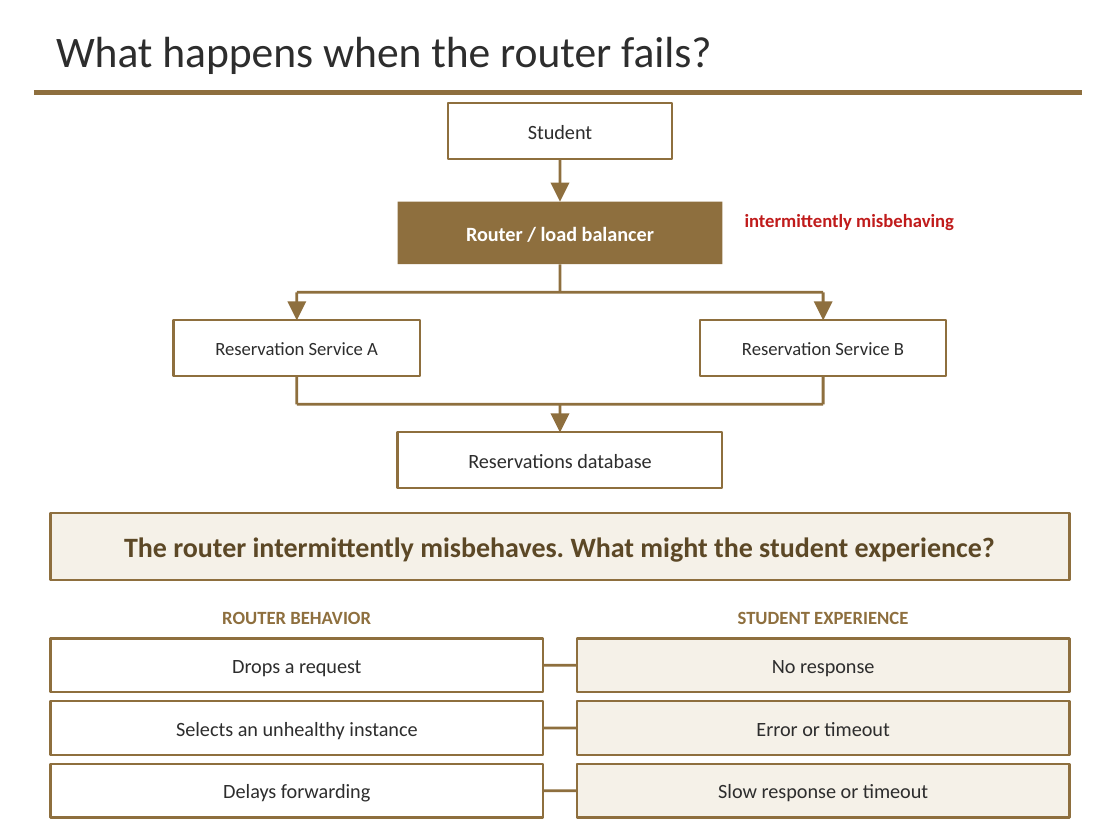
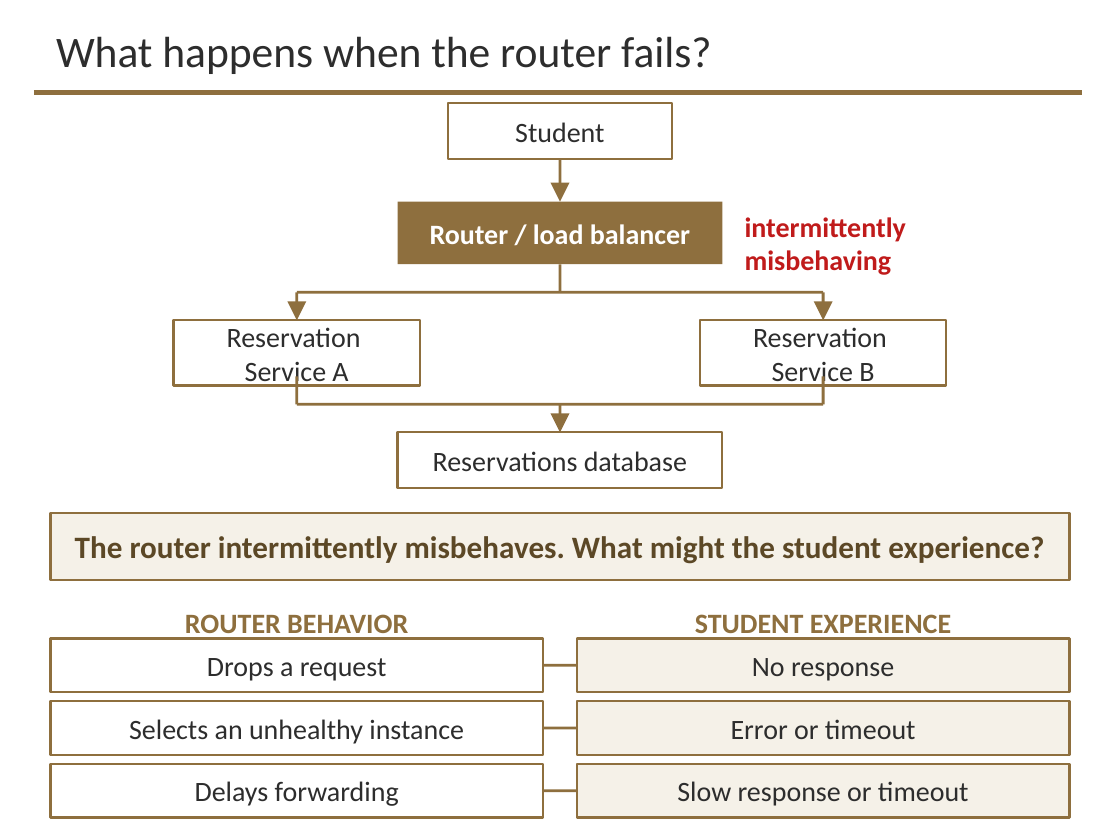
Before and after one commit to davisjam/model-based-agentic-software-engineering, a slide deck: slide 13 of course/lectures/act-3-software-in-the-world/04-performance-and-reliability/3-4-Performance-and-Reliability-2-Reliability-Engineering.pptx (slide 11 before the commit). Drawn at 1120x840 pixels with LibreOffice and Linux fonts; fonts in the diff are those of the drawing; background and template pictures are left out. Boxes give left, top, right and bottom in pixels: in the first picture for what was removed or moved away, otherwise in the second. Text is boxed around its words. In the diff, an @@ line names an element or a change of style, - is before the commit and + after.

```diff
--- a/course/lectures/act-3-software-in-the-world/04-performance-and-reliability/3-4-Performance-and-Reliability-2-Reliability-Engineering.pptx
+++ b/course/lectures/act-3-software-in-the-world/04-performance-and-reliability/3-4-Performance-and-Reliability-2-Reliability-Engineering.pptx
@@ size 12 to 18 pt in 3 elements at <box>185,614,408,640</box>, <box>695,614,951,640</box>, <box>745,217,906,275</box> @@
@@ rectangle "Reservation": place and size @@
-rectangle "Reservation" at <box>174,320,420,376</box>
+rectangle "Reservation" at <box>174,320,420,385</box>
@@ text in rectangle at <box>227,327,361,387</box>: text changed; size 12 to 18 pt @@
-Reservation Service A
+Reservation
+Service A
@@ rectangle "Reservation": place and size @@
-rectangle "Reservation" at <box>700,320,946,376</box>
+rectangle "Reservation" at <box>700,320,946,385</box>
@@ text in rectangle at <box>753,327,887,387</box>: text changed; size 12 to 18 pt @@
-Reservation Service B
+Reservation
+Service B
@@ rectangle "The router intermittently misbehaves. What ..." at <box>50,513,1070,580</box>: size 18 to 20 pt @@
@@ size 13 to 18 pt in 9 elements at <box>448,103,672,159</box>, <box>398,202,722,264</box>, <box>398,432,722,488</box>, <box>50,638,543,692</box>, <box>577,638,1070,692</box>, <box>50,701,543,755</box>, <box>577,701,1070,755</box>, <box>50,764,543,818</box>, <box>577,764,1070,818</box> @@
```
Also in this commit, not shown: 19 other slides changed, 7 slides added, 52 slides removed.
